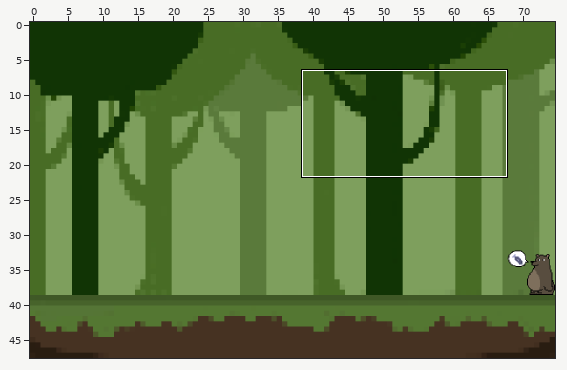
Tiled map: Alex_s_unfortunate_journey/Alex_s_unfortunate_journey/Content/niveauForet2.tmx. Above: a wide view before the commit, with the close-up outlined.
Close-up. Before the commit:
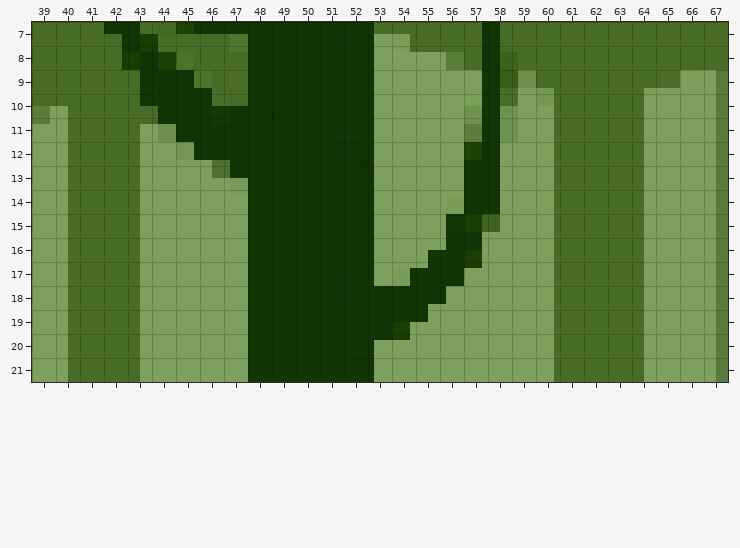
Cells are 16x16 px. Shown: x 39..67, y 7..21. The commit also changed other parts of the map, which this record leaves out.
After the commit:
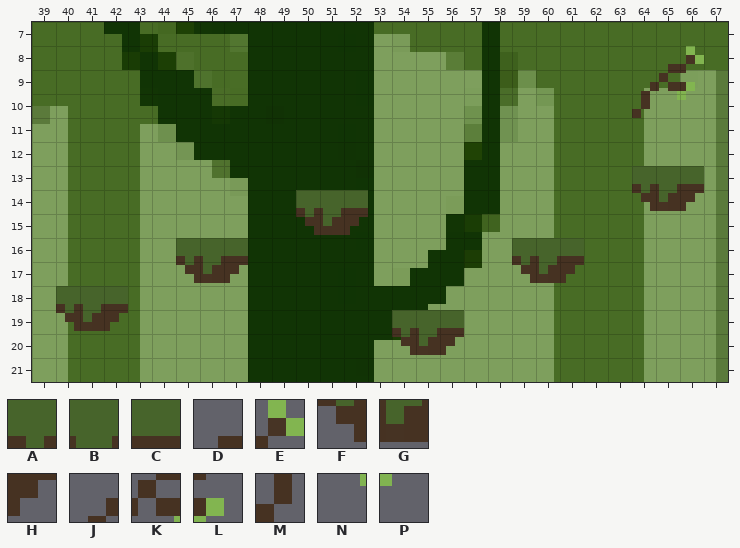
Key: from "tuiles_en_x6": A 0, B 1, C 2, D 10, E 11, F 37, G 38, H 39, J 46, K 47, L 48, M 83, N 84, P 85.
_ is an empty cell.
The exact change:
Layer "Objet bâton":
Tile D is added in row 8 at x 65.
Tile E is added in row 8 at x 66.
Tile J is added in row 9 at x 64.
Tile K is added in row 9 at x 65.
Tile L is added in row 9 at x 66.
Tile M is added in row 10 at x 64.
Tile N is added in row 10 at x 65.
Tile P is added in row 10 at x 66.
Layer "Plateforme":
Tile A is added in row 13 at x 64; in row 14 at x 50; in row 16 at x 45 and 59; in row 18 at x 40; in row 19 at x 54.
Tile B is added in row 13 at x 65; in row 14 at x 51; in row 16 at x 46 and 60; in row 18 at x 41; in row 19 at x 55.
Tile C is added in row 13 at x 66; in row 14 at x 52; in row 16 at x 47 and 61; in row 18 at x 42; in row 19 at x 56.
Tile F is added in row 14 at x 64; in row 15 at x 50; in row 17 at x 45 and 59; in row 19 at x 40; in row 20 at x 54.
Tile G is added in row 14 at x 65; in row 15 at x 51; in row 17 at x 46 and 60; in row 19 at x 41; in row 20 at x 55.
Tile H is added in row 14 at x 66; in row 15 at x 52; in row 17 at x 47 and 61; in row 19 at x 42; in row 20 at x 56.
Pixel boxes of the changes (left, top, right, bottom) in both close-ups:
added: (632, 46, 704, 118)
added: (632, 166, 704, 211)
added: (296, 190, 368, 235)
added: (176, 238, 248, 283)
added: (512, 238, 584, 283)
added: (56, 286, 128, 331)
added: (392, 310, 464, 355)
